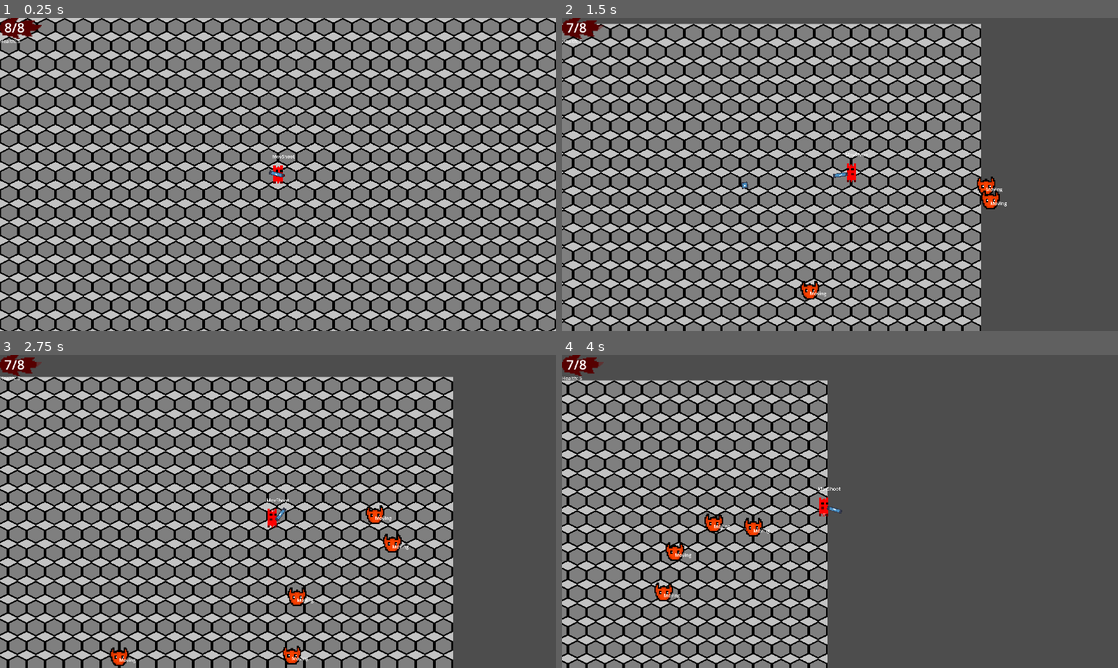
Above: before the commit, frames 1-4 (two rows, left to right).
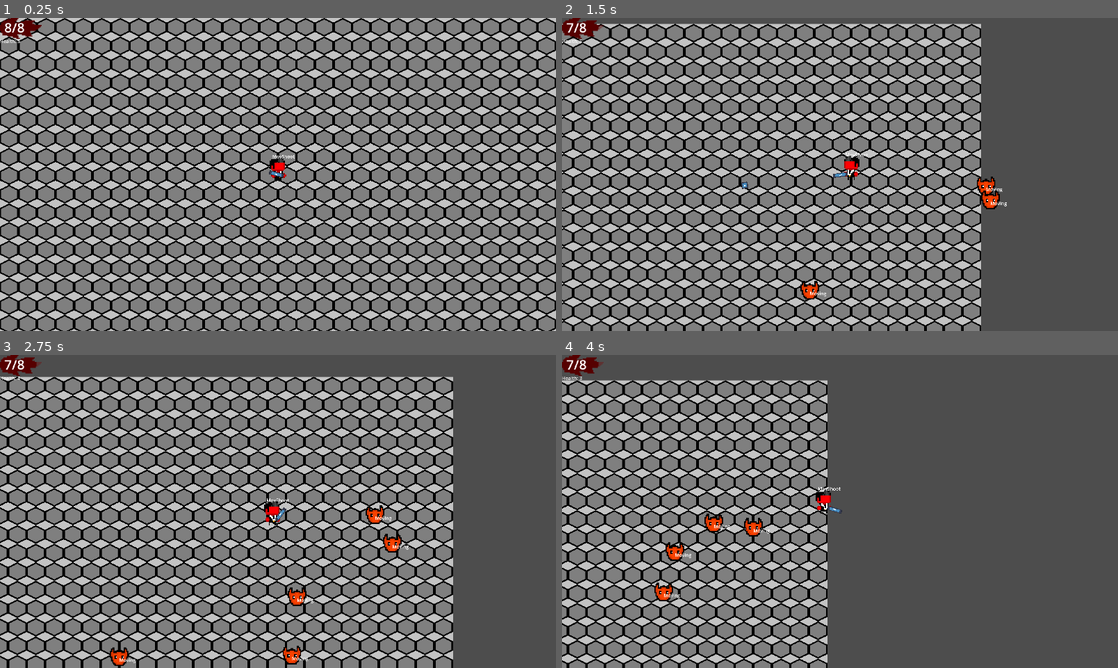
Above: after the commit, the same moments.

Repository: DecotDev/project-movement
Game: Godot game, scene res://Scences/hell_main.tscn
Two runs of this game, one before a commit and one after it. Both use one fixed random seed, a clock stepped at 60 frames per second and the inputs below. This scene is started directly instead of the project's main scene. The engine's default icon, where the game draws it, is replaced by a stand-in: a white triangle on a blue panel in a dark square.
Inputs (mouse positions are in pixels of both pictures, inside the frame that each line leads up to):
- Up to frame 1 (0.25 s): no input
- Up to frame 2 (1.5 s): tap Enter at 0.5 s; move the mouse to (962, 158) at 0.52 s; hold D (Right) from 0.53 s (still down); tap Shift (Shift) at 0.6 s; tap W (Up) at 0.77 s; move the mouse to (728, 190) at 1.27 s; click (728, 190) at 1.35 s
- Up to frame 3 (2.75 s): tap W (Up) at 1.52 s; move the mouse to (333, 442) at 2.02 s; release D (Right) at 2.03 s; hold A (Left) from 2.03 s (still down); tap Space (Space) at 2.1 s
- Up to frame 4 (4 s): move the mouse to (812, 574) at 2.77 s; release A (Left) at 2.78 s; hold D (Right) from 2.78 s (still down); tap T (Test) at 2.85 s; tap W (Up) at 3.02, 3.77 s; move the mouse to (1006, 558) at 3.52 s; tap Shift (Shift) at 3.6 s

The runs differ from the first frame. In frame 1, 0.1% of the frame differs, in the area x 48-52%, y 44-53%; in frame 2, 0.1%; in frame 3, 0.2%, in the area x 3-51%, y 6-56%; in frame 4, 0.1%.

Commit message:
new SuitDemon
What's new?
- Suit demon sprite

Diff:
--- a/DemonPlayer/demon.tscn
+++ b/DemonPlayer/demon.tscn
@@ -1,7 +1,7 @@
 [gd_scene load_steps=12 format=3 uid="uid://cfmbl6ed0fskd"]
 
 [ext_resource type="Script" uid="uid://bcpd1cbky14ky" path="res://DemonPlayer/demon.gd" id="1_fs57w"]
-[ext_resource type="Texture2D" uid="uid://d364pk0131ior" path="res://Assets/slim_demon_5.png" id="2_h0ij0"]
+[ext_resource type="Texture2D" uid="uid://b771eucd5bq4s" path="res://DemonPlayer/SuitDemon.png" id="2_h0ij0"]
 [ext_resource type="Texture2D" uid="uid://3sf44jrnvenc" path="res://Assets/char_red0.png" id="2_u5h4x"]
 [ext_resource type="PackedScene" uid="uid://bh6srcfj8h0k0" path="res://DemonPlayer/gun.tscn" id="3_nkav8"]
 [ext_resource type="Script" uid="uid://bf7smifukhp5g" path="res://Scripts/camera_2d.gd" id="4_wb88l"]
@@ -24,12 +24,16 @@
 
 [node name="SpriteSlimDemon" type="Sprite2D" parent="."]
 unique_name_in_owner = true
+position = Vector2(-64, -84)
+scale = Vector2(4, 4)
 texture = ExtResource("2_h0ij0")
-hframes = 7
-vframes = 4
+centered = false
+hframes = 8
+vframes = 8
 
 [node name="Sprite2D" type="Sprite2D" parent="."]
 unique_name_in_owner = true
+visible = false
 scale = Vector2(8, 8)
 texture = SubResource("AtlasTexture_ao7xs")
 flip_h = true
@@ -57,7 +61,6 @@
 collision_mask = 3
 
 [node name="CollisionShape2D" type="CollisionShape2D" parent="Hitbox"]
-position = Vector2(116, -61)
 shape = SubResource("CircleShape2D_c8ava")
 debug_color = Color(0, 0.6, 0.701961, 0.215686)
 
--- a/DemonPlayer/demon_player_state.gd
+++ b/DemonPlayer/demon_player_state.gd
@@ -10,7 +10,7 @@
 @onready
 var animation_player: = %AnimationPlayer
 @onready
-var sprite_s_d: = %SpriteSD
+var sprite_s_d: = %SpriteSlimDemon
 
 func _ready() -> void:
 	await owner.ready
--- a/DemonPlayer/moving_shooting.gd
+++ b/DemonPlayer/moving_shooting.gd
@@ -13,6 +13,7 @@
 
 	if demon.camera.mouse_pos.x < demon.position.x:
 		demon.sprite.flip_h = false
+		sprite_s_d.flip_h = true
 		if !demon.gun_moved_left:
 
 			demon.gun.position.x = -16
@@ -20,6 +21,7 @@
 			demon.gun_moved_right = false
 	else:
 		demon.sprite.flip_h = true
+		sprite_s_d.flip_h = false
 		if !demon.gun_moved_right:
 			demon.gun.position.x = + 16
 			demon.gun_moved_left = false
--- a/Scences/slim_demon.tscn
+++ b/Scences/slim_demon.tscn
@@ -127,8 +127,9 @@
 unique_name_in_owner = true
 position = Vector2(0, -16)
 sprite_frames = SubResource("SpriteFrames_puu7e")
-animation = &"Idle"
+animation = &"Crouch"
 autoplay = "Idle"
+frame_progress = 0.603584
 
 [node name="CollisionShape2D" type="CollisionShape2D" parent="."]
 position = Vector2(0, -18)
Binary file added: DemonPlayer/SuitDemon.png
Not shown, added: DemonPlayer/SuitDemon.png.import
